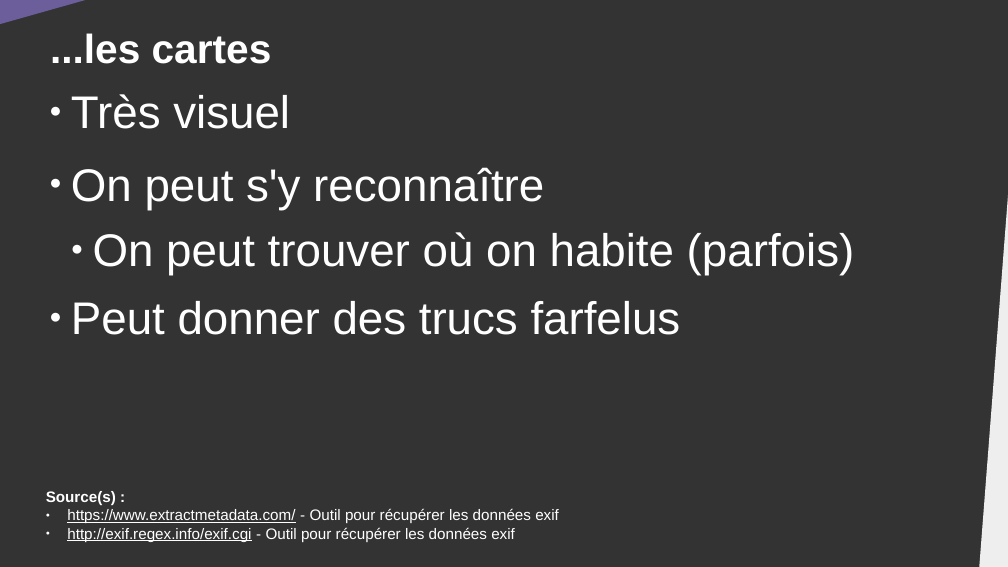
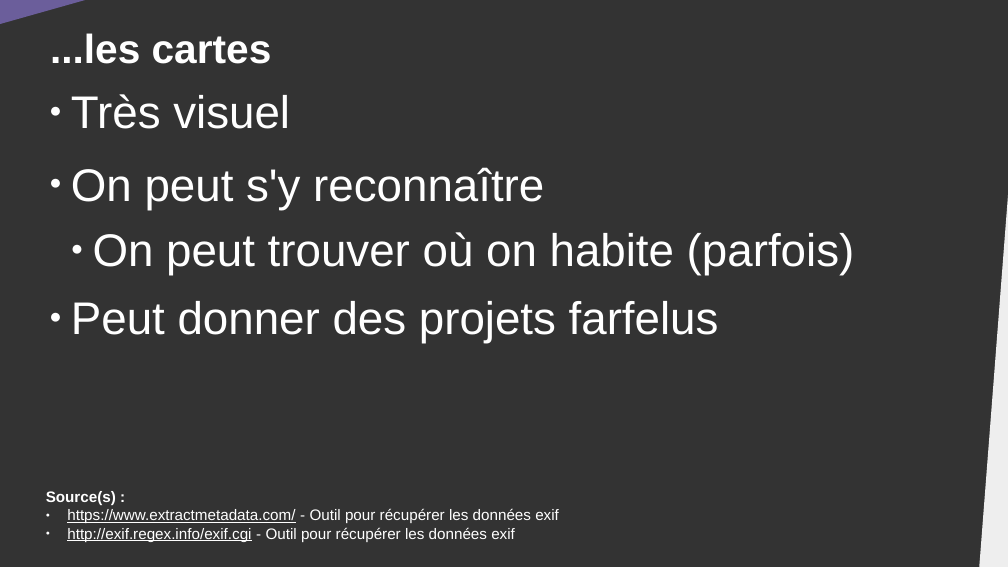
Before and after one commit to DanYellow/cours, a slide deck: slide 6 of data-journalisme-s4/travaux-pratiques/numero-5/presentation.odp. Drawn at 1008x567 pixels with LibreOffice and Linux fonts; fonts in the diff are those of the drawing. Boxes give left, top, right and bottom in pixels: in the first picture for what was removed or moved away, otherwise in the second. Text is boxed around its words. In the diff, an @@ line names an element or a change of style, - is before the commit and + after.

```diff
--- a/data-journalisme-s4/travaux-pratiques/numero-5/presentation.odp
+++ b/data-journalisme-s4/travaux-pratiques/numero-5/presentation.odp
@@ text at (71, 301, 719, 343): text changed @@
-● Peut donner des trucs farfelus
+● Peut donner des projets farfelus
```
Also in this commit, not shown: 2 other slides changed, 2 slides added, 16 other files.
